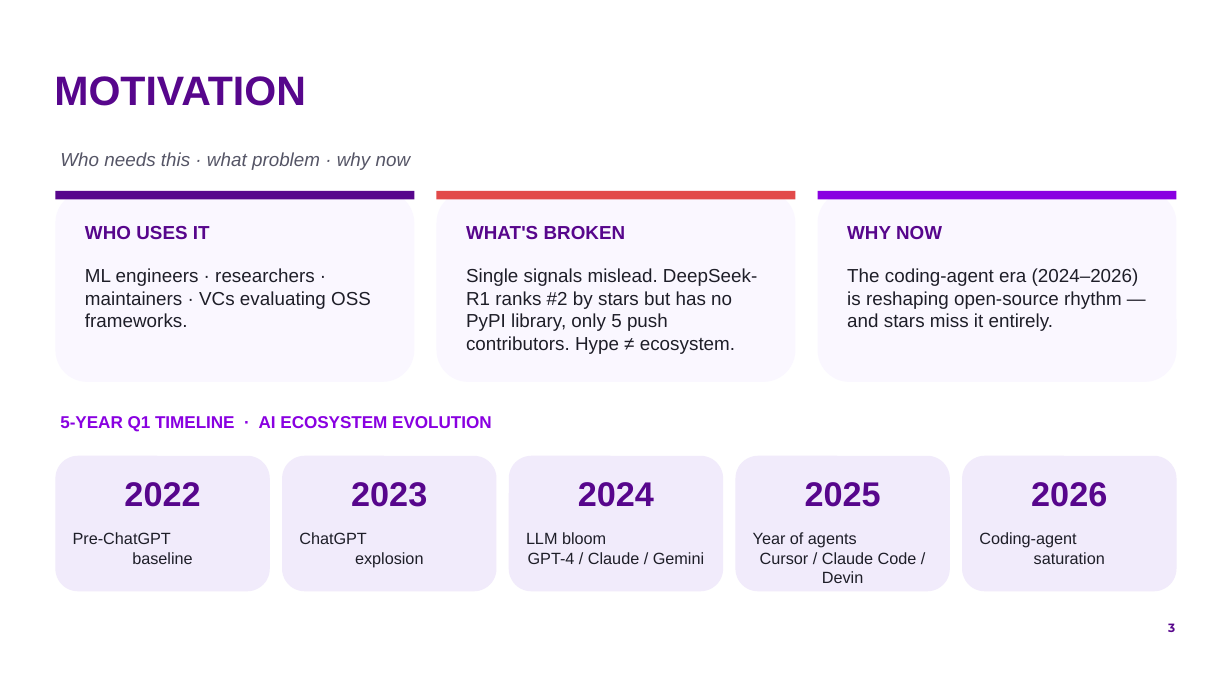
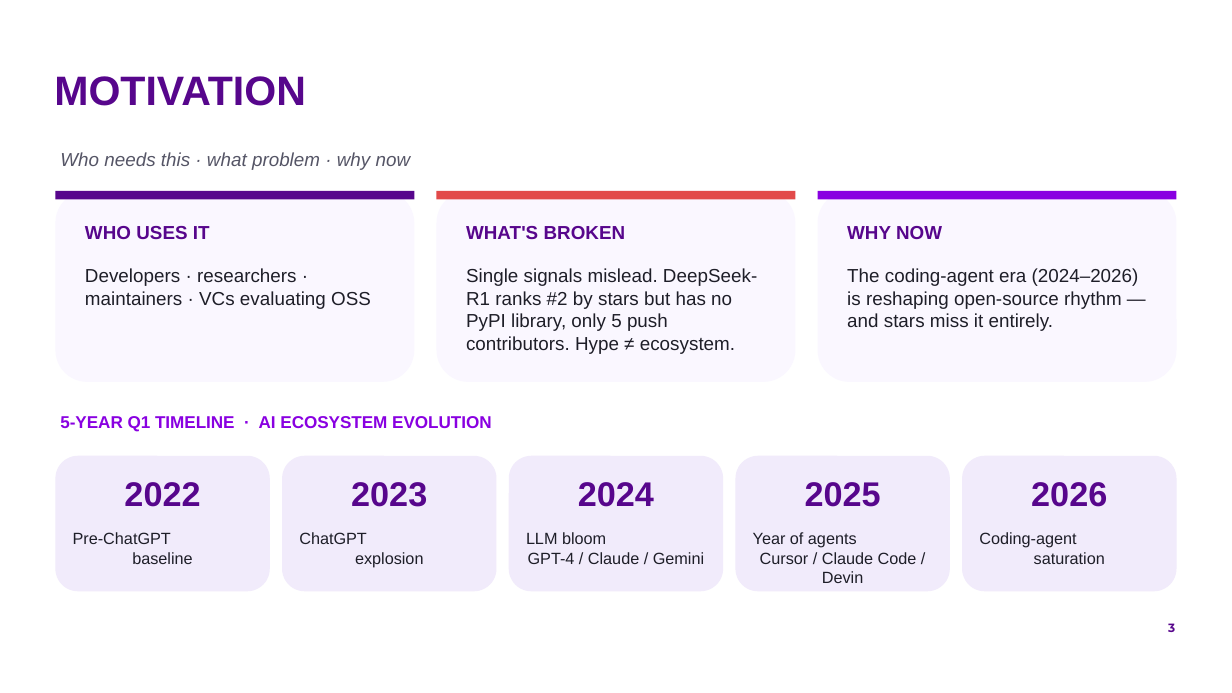
Before and after one commit to by2566-hash/OSS_Pulse, a slide deck: slide 3 of report/presentation/group9_oss_pulse.pptx. Drawn at 1232x693 pixels with LibreOffice and Linux fonts; fonts in the diff are those of the drawing; background and template pictures are left out. Boxes give left, top, right and bottom in pixels: in the first picture for what was removed or moved away, otherwise in the second. Text is boxed around its words. In the diff, an @@ line names an element or a change of style, - is before the commit and + after.

```diff
--- a/report/presentation/group9_oss_pulse.pptx
+++ b/report/presentation/group9_oss_pulse.pptx
@@ text at [85,268,371,309]: text changed @@
-ML engineers · researchers · maintainers · VCs evaluating OSS frameworks.
+Developers · researchers · maintainers · VCs evaluating OSS
```
Also in this commit, not shown: 13 other slides changed, 2 slides added, 1 slide removed, 3 other files.
